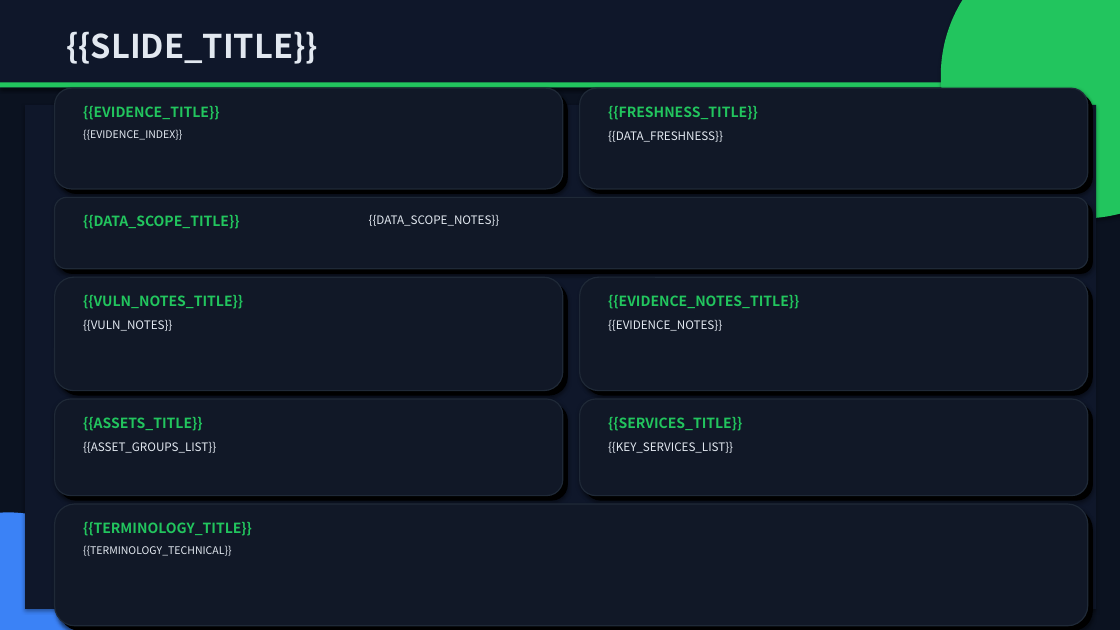
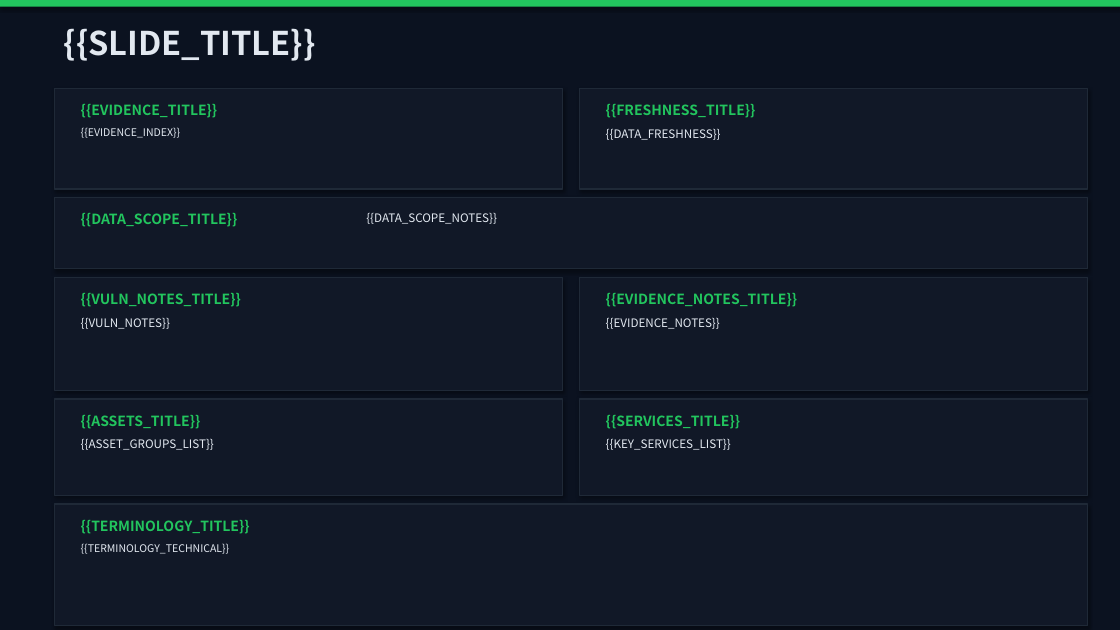
Before and after one commit to Xupai2022/report-generation, a slide deck: slide 10 of mss_ai_ppt_sample_assets/backend/data/templates/mss_technical_v2.pptx. Drawn at 1120x630 pixels with LibreOffice and Linux fonts; fonts in the diff are those of the drawing. Boxes give left, top, right and bottom in pixels: in the first picture for what was removed or moved away, otherwise in the second. Text is boxed around its words. In the diff, an @@ line names an element or a change of style, - is before the commit and + after.

```diff
--- a/mss_ai_ppt_sample_assets/backend/data/templates/mss_technical_v2.pptx
+++ b/mss_ai_ppt_sample_assets/backend/data/templates/mss_technical_v2.pptx
@@ rectangle resized from (x1=0, y1=0, x2=1120, y2=88) to (x1=0, y1=0, x2=1120, y2=7) @@
@@ rectangle at (x1=0, y1=0, x2=1120, y2=7): fill #0F172A to #22C55E @@
@@ ellipse removed at (x1=941, y1=0, x2=1120, y2=218) @@
@@ rectangle removed at (x1=0, y1=82, x2=1120, y2=87) @@
@@ rectangle removed at (x1=25, y1=105, x2=1096, y2=609) @@
@@ rounded rectangle removed at (x1=60, y1=93, x2=568, y2=194) @@
@@ rounded rectangle removed at (x1=585, y1=93, x2=1093, y2=194) @@
@@ rounded rectangle removed at (x1=60, y1=202, x2=1093, y2=274) @@
@@ rounded rectangle removed at (x1=60, y1=282, x2=568, y2=396) @@
@@ rounded rectangle removed at (x1=585, y1=282, x2=1093, y2=396) @@
@@ rounded rectangle removed at (x1=60, y1=404, x2=568, y2=501) @@
@@ rounded rectangle removed at (x1=585, y1=404, x2=1093, y2=501) @@
@@ text "{{ASSET_GROUPS_LIST}}" moved from (x1=83, y1=442, x2=216, y2=453) to (x1=81, y1=438, x2=214, y2=450) @@
@@ text "{{KEY_SERVICES_LIST}}" moved from (x1=608, y1=442, x2=733, y2=453) to (x1=606, y1=438, x2=731, y2=450) @@
@@ rounded rectangle to rectangle in 8 elements at (x1=55, y1=88, x2=563, y2=189), (x1=580, y1=88, x2=1088, y2=189), (x1=55, y1=197, x2=1088, y2=269), (x1=55, y1=277, x2=563, y2=391), (x1=580, y1=277, x2=1088, y2=391), (x1=55, y1=399, x2=563, y2=496), (x1=580, y1=399, x2=1088, y2=496), (x1=55, y1=504, x2=1088, y2=626) @@
@@ rounded rectangle removed at (x1=60, y1=509, x2=1093, y2=630) @@
@@ ellipse removed at (x1=0, y1=513, x2=134, y2=630) @@
```
Also in this commit, not shown: 9 other slides changed, 5 other files.
